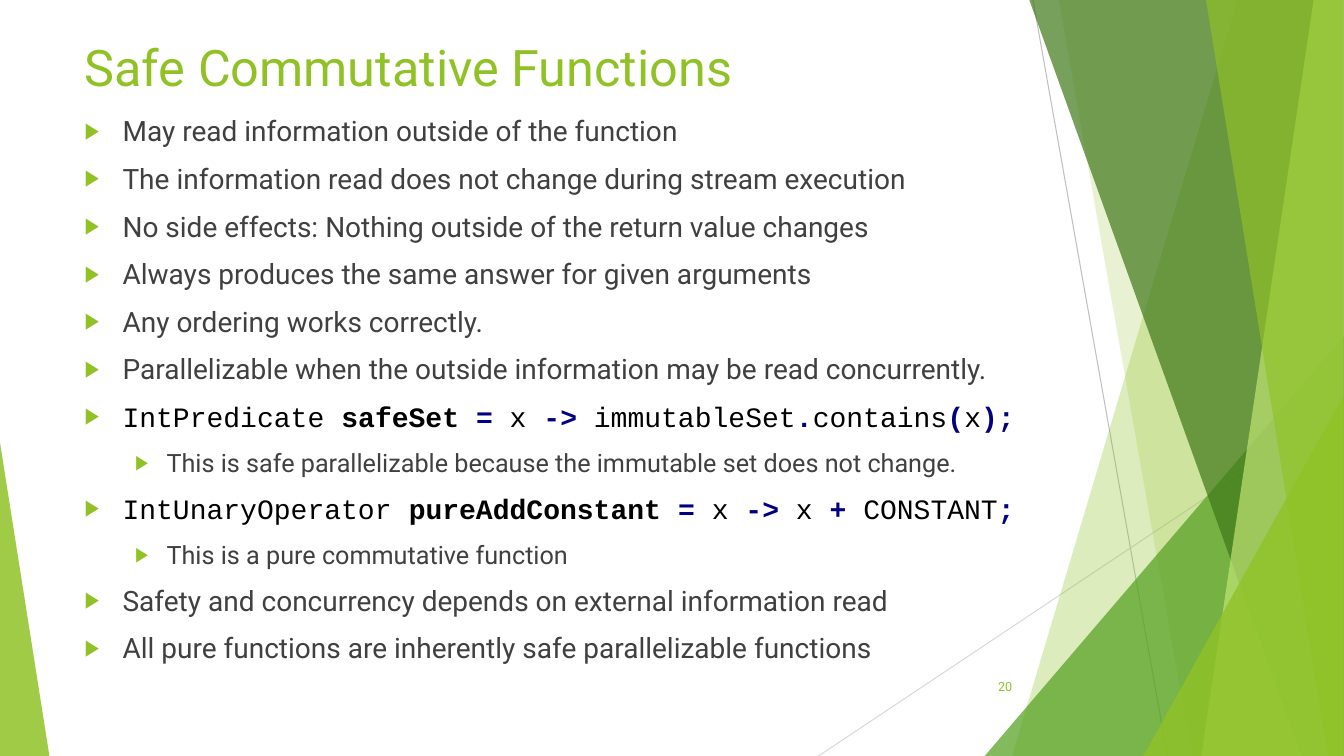
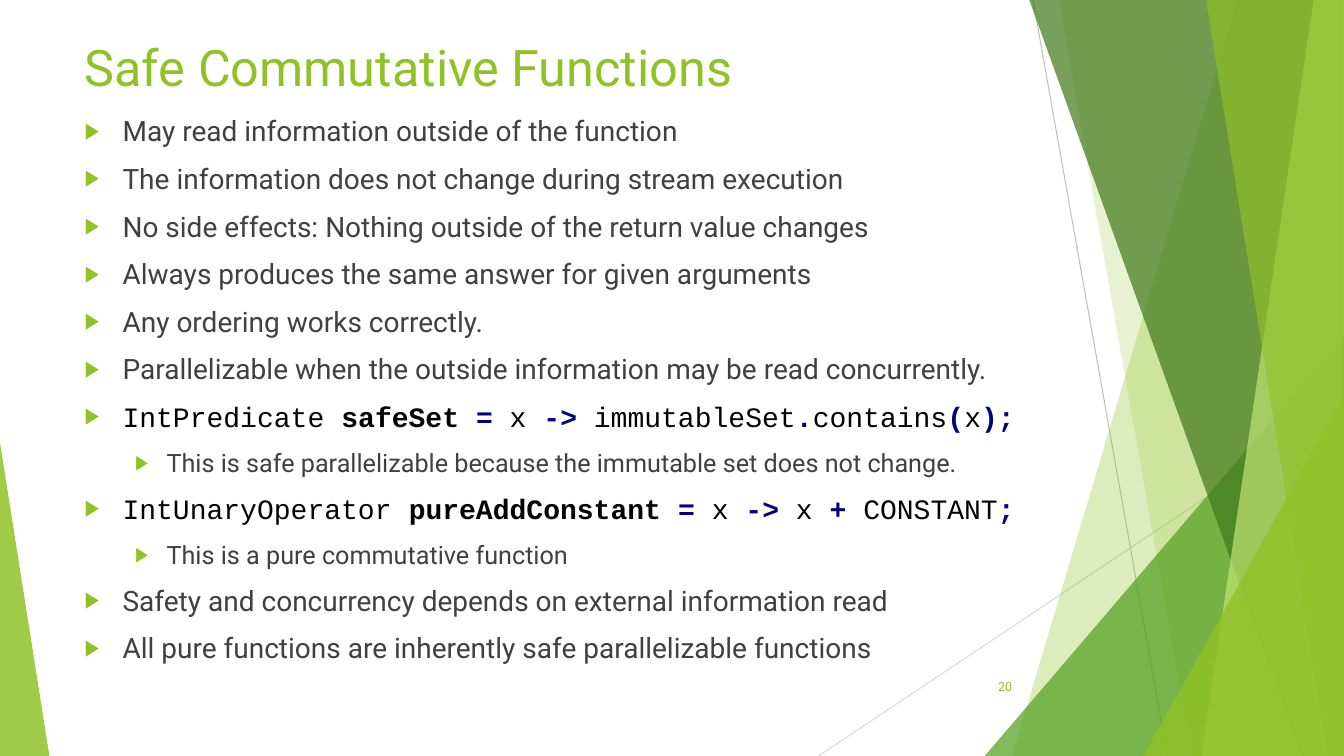
Before and after one commit to RichardRoda/2017-CodePaLOUsa-Lambda, a slide deck: slide 20 of Learning to Love the Lambda in the Stream.pptx. Drawn at 1344x756 pixels with LibreOffice and Linux fonts; fonts in the diff are those of the drawing. Boxes give left, top, right and bottom in pixels: in the first picture for what was removed or moved away, otherwise in the second. Text is boxed around its words. In the diff, an @@ line names an element or a change of style, - is before the commit and + after.

```diff
--- a/Learning to Love the Lambda in the Stream.pptx
+++ b/Learning to Love the Lambda in the Stream.pptx
@@ text at (x1=123, y1=167, x2=843, y2=195): text changed @@
-▶ The information read does not change during stream execution
+▶ The information does not change during stream execution
```
Also in this commit, not shown: 7 other slides changed.
